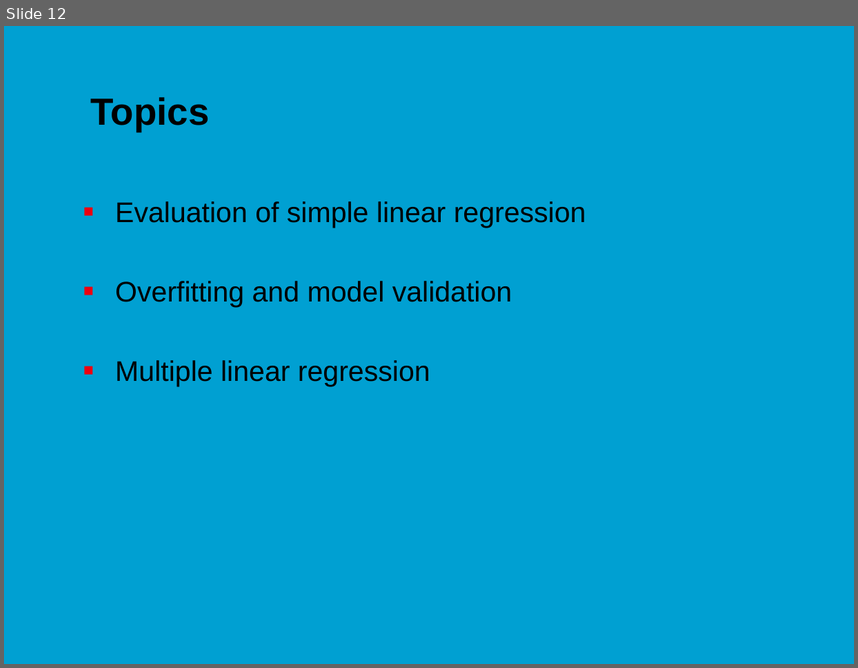
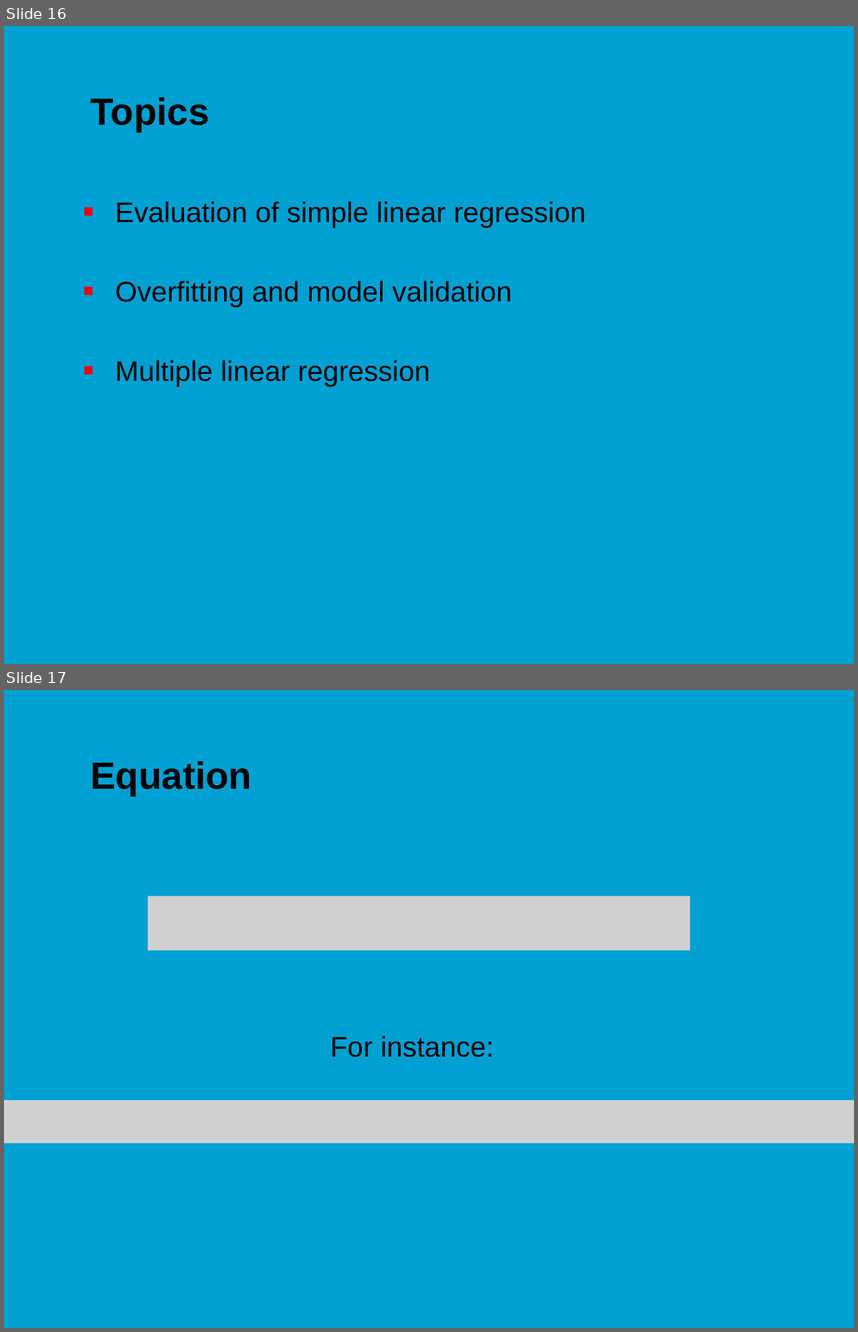
Before and after one commit to jonasmoons/data-driven-learning, a slide deck: slides/ddl-w5l2.pptx. Shown one above the other, each under a label of ours: slide 12 before the commit, slides 16 and 17 after it. The pictures are 858x668 and 858x1332 pixels, drawn with LibreOffice and Linux fonts; fonts in the diff are those of the drawing; grey boxes stand for pictures; background and template pictures are left out. Boxes give left, top, right and bottom in pixels: in the first picture for what was removed or moved away, otherwise in the second. Text is boxed around its words. In the diff, an @@ line names an element or a change of style, - is before the commit and + after.

```diff
--- a/slides/ddl-w5l2.pptx
+++ b/slides/ddl-w5l2.pptx
@@ slide 17 added at (x1=4, y1=690, x2=854, y2=1328), background picture (left out) @@
@@ title added at (x1=90, y1=761, x2=252, y2=795), 32 pt, text #000000, bold @@
+Equation
@@ picture added at (x1=148, y1=896, x2=690, y2=950) @@
@@ text added at (x1=330, y1=1036, x2=494, y2=1057), 24 pt, text #000000 @@
+For instance:
@@ picture added at (x1=4, y1=1100, x2=854, y2=1142) @@
@@ what was slide 12 is now slide 16 @@
```
Also in this commit, not shown: 3 slides changed, 10 other slides added, 6 slides removed, 7 other files.
